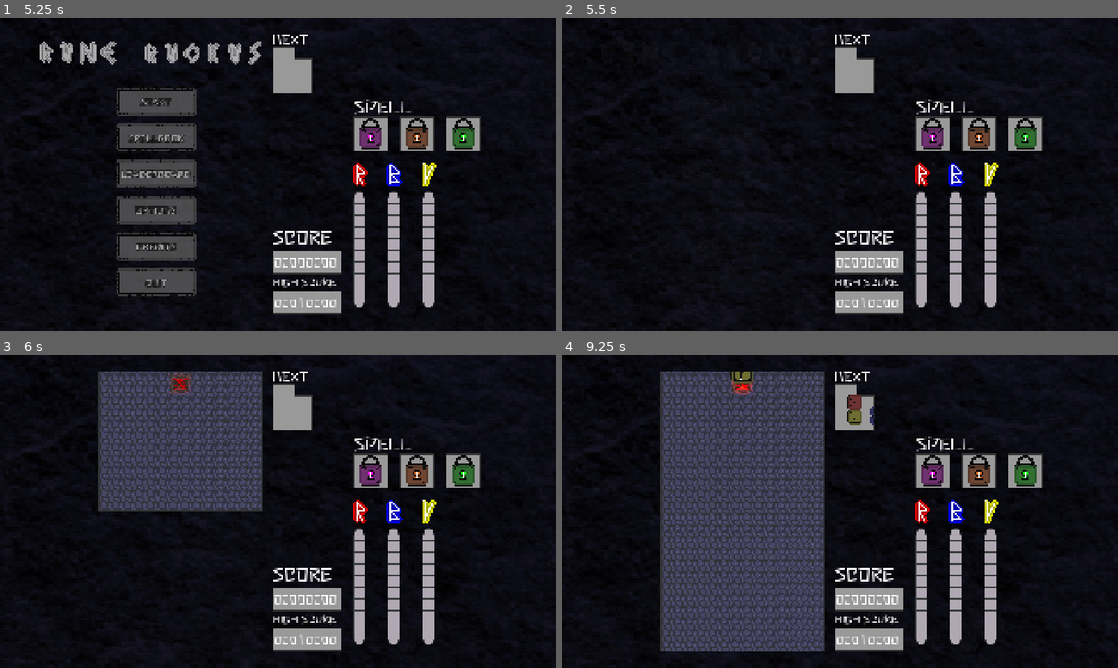
Above: before the commit, frames 1-4 (two rows, left to right).
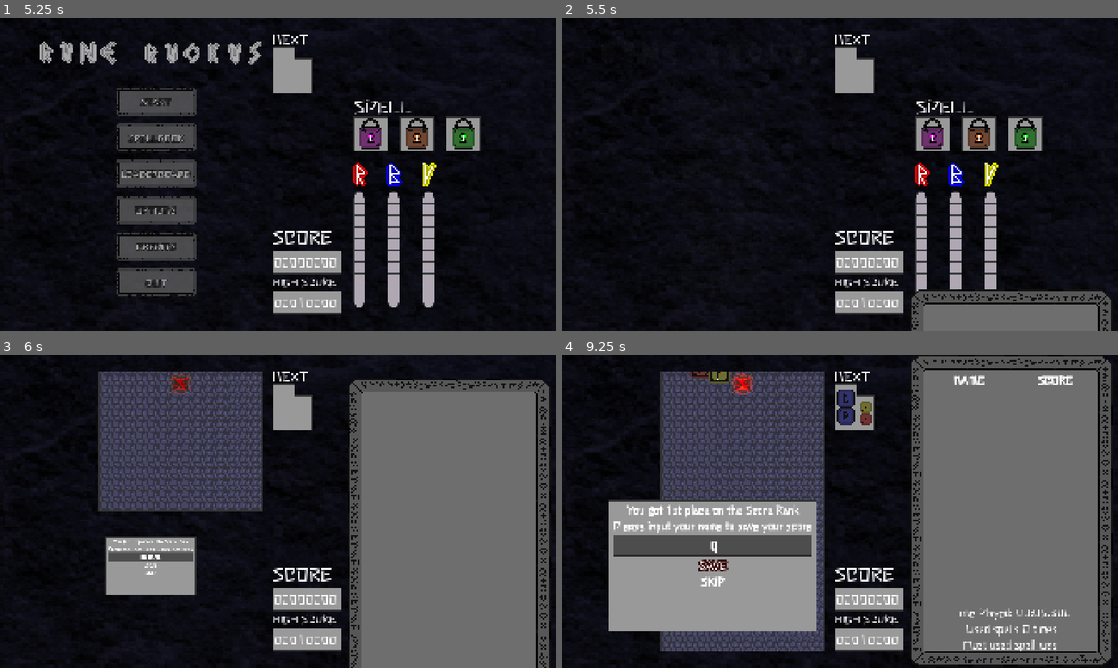
Above: after the commit, the same moments.

Repository: dreamblader/rune_ruckus
Game: Godot game, scene res://splash/splash_scene.tscn
Same seed, same stepped clock (60 frames per second), same inputs: the game is played once before the commit and once after it.
Inputs (mouse positions are in pixels of both pictures, inside the frame that each line leads up to):
- Up to frame 1 (5.25 s): tap Enter (ui_accept) at 0.5, 0.77, 1.52, 2, 2.75, 3.02, 3.5, 3.77, 4.25, 4.52 s; move the mouse to (400, 158) at 0.52 s; hold Right (ui_right) 0.53-1.28 s; hold Space (spell) 0.53-1.28 s; click (400, 158) at 0.67 s; move the mouse to (166, 190) at 1.27 s; hold Down (ui_down) 1.28-2.03 s; tap S (drop) at 1.35 s; click (166, 190) at 1.42 s; tap Space (spell) every 0.75 s from 1.55 to 4.55 s; move the mouse to (333, 105) at 2.02 s; hold Right (ui_right) 2.03-2.78 s; hold Q (move_spell_l) 2.03-2.78 s; click (333, 105) at 2.17 s; move the mouse to (250, 237) at 2.77 s; hold Up (ui_up) 2.78-3.53 s; tap E (move_spell_r) at 2.85 s; click (250, 237) at 2.92 s; move the mouse to (444, 221) at 3.52 s; hold A (rotate_l) 3.53-4.28 s; hold Left (ui_left) 3.53-5.03 s; click (444, 221) at 3.67 s; move the mouse to (111, 127) at 4.27 s; tap D (rotate_r) at 4.35 s; click (111, 127) at 4.42 s; move the mouse to (305, 174) at 5.02 s; hold Down (ui_down) from 5.03 s (still down); hold Space (spell) from 5.03 s (still down); click (305, 174) at 5.17 s
- Up to frame 2 (5.5 s): keep holding Down (ui_down); keep holding Space (spell)
- Up to frame 3 (6 s): move the mouse to (194, 433) at 5.77 s; release Down (ui_down) at 5.78 s; release Space (spell) at 5.78 s; hold Right (ui_right) from 5.78 s (still down); tap Space (spell) at 5.85 s; click (194, 433) at 5.92 s
- Up to frame 4 (9.25 s): tap Enter (ui_accept) at 6.02, 6.77, 7.52, 9.02 s; move the mouse to (962, 495) at 6.52 s; release Right (ui_right) at 6.53 s; hold Up (ui_up) 6.53-7.28 s; hold S (drop) 6.53-7.28 s; click (962, 495) at 6.67 s; tap Space (spell) every 0.75 s from 6.8 to 9.05 s; move the mouse to (728, 527) at 7.27 s; hold Right (ui_right) 7.28-8.03 s; tap Q (move_spell_l) at 7.35 s; click (728, 527) at 7.42 s; move the mouse to (895, 442) at 8.02 s; hold Down (ui_down) 8.03-8.78 s; hold E (move_spell_r) 8.03-8.78 s; click (895, 442) at 8.17 s; move the mouse to (812, 574) at 8.77 s; hold Left (ui_left) from 8.78 s (still down); tap A (rotate_l) at 8.85 s; click (812, 574) at 8.92 s

Frame 1 is identical in both runs. In frame 2, 4.1% of the frame differs, in the area x 62-99%, y 86-100%; in frame 3, 35%; in frame 4, 50%, in the area x 8-100%, y 0-100%.

Commit message:
optimizing score label and time formatting

Diff:
--- /dev/null
+++ b/ui/menu/score_menu/label_menu_button_scene.tscn
@@ -0,0 +1,22 @@
+[gd_scene format=3 uid="uid://cb1mx7sweiycm"]
+
+[ext_resource type="FontFile" uid="uid://qm41pjw6s1wh" path="res://font/Stick-Regular.ttf" id="1_auvd1"]
+[ext_resource type="Script" uid="uid://rc3p8nwobg78" path="res://ui/menu/score_menu/label_menu_button_script.gd" id="2_yo078"]
+
+[sub_resource type="StyleBoxEmpty" id="StyleBoxEmpty_ijf4m"]
+
+[node name="LabelMenu" type="Label" unique_id=847506243]
+size_flags_vertical = 1
+focus_mode = 2
+mouse_filter = 1
+theme_override_colors/font_outline_color = Color(1, 1, 1, 1)
+theme_override_constants/outline_size = 5
+theme_override_fonts/font = ExtResource("1_auvd1")
+theme_override_font_sizes/font_size = 35
+theme_override_styles/focus = SubResource("StyleBoxEmpty_ijf4m")
+text = "PLACEHOLDER"
+horizontal_alignment = 1
+script = ExtResource("2_yo078")
+
+[connection signal="focus_entered" from="." to="." method="_on_focus_entered"]
+[connection signal="focus_exited" from="." to="." method="_on_focus_exited"]
--- /dev/null
+++ b/ui/menu/score_menu/label_menu_button_script.gd
@@ -0,0 +1,29 @@
+extends Label
+
+var tween: Tween
+
+func deselect() -> void:
+	if tween != null:
+		tween.stop()
+		tween = null
+	add_theme_color_override("font_outline_color", Color(1,1,1))
+	add_theme_constant_override("outline_size", 5)
+
+
+func select() -> void:
+	tween = create_tween()
+	var color_start = Color(0,0,0)
+	var color_end = Color(1,0,0)
+	add_theme_color_override("font_outline_color", color_start)
+	add_theme_constant_override("outline_size", 20)
+	tween.tween_property(self,"theme_override_colors/font_outline_color",color_start,1)
+	tween.tween_property(self,"theme_override_colors/font_outline_color",color_end,1)
+	tween.set_loops()
+
+
+func _on_focus_entered() -> void:
+	select()
+
+
+func _on_focus_exited() -> void:
+	deselect()
--- a/ui/menu/score_menu/score_menu_scene.tscn
+++ b/ui/menu/score_menu/score_menu_scene.tscn
@@ -5,6 +5,7 @@
 [ext_resource type="Texture2D" uid="uid://pwybiciocnek" path="res://ui/rune_tablet/rune_tablet_complete.png" id="3_5bul2"]
 [ext_resource type="FontFile" uid="uid://qm41pjw6s1wh" path="res://font/Stick-Regular.ttf" id="4_ijf4m"]
 [ext_resource type="FontFile" uid="uid://busfghxs8iyp0" path="res://font/Anton-Regular.ttf" id="5_i3srx"]
+[ext_resource type="PackedScene" uid="uid://cb1mx7sweiycm" path="res://ui/menu/score_menu/label_menu_button_scene.tscn" id="6_i3srx"]
 
 [sub_resource type="ShaderMaterial" id="ShaderMaterial_ijf4m"]
 resource_local_to_scene = true
@@ -90,7 +91,7 @@
 tracks/4/type = "value"
 tracks/4/imported = false
 tracks/4/enabled = true
-tracks/4/path = NodePath("Content/MarginContainer/MenuContainer/LineEdit:theme_override_styles/focus")
+tracks/4/path = NodePath("Content/MarginContainer/MenuContainer/Menu/LineEdit:theme_override_styles/focus")
 tracks/4/interp = 1
 tracks/4/loop_wrap = true
 tracks/4/keys = {
@@ -102,7 +103,7 @@
 tracks/5/type = "value"
 tracks/5/imported = false
 tracks/5/enabled = true
-tracks/5/path = NodePath("Content/MarginContainer/MenuContainer/Save:theme_override_colors/font_outline_color")
+tracks/5/path = NodePath("Content/MarginContainer/MenuContainer/Menu/Save:theme_override_colors/font_outline_color")
 tracks/5/interp = 1
 tracks/5/loop_wrap = true
 tracks/5/keys = {
@@ -114,34 +115,10 @@
 tracks/6/type = "value"
 tracks/6/imported = false
 tracks/6/enabled = true
-tracks/6/path = NodePath("Content/MarginContainer/MenuContainer/Save:theme_override_constants/outline_size")
+tracks/6/path = NodePath("Content/MarginContainer/MenuContainer/Menu/Save:theme_override_constants/outline_size")
 tracks/6/interp = 1
 tracks/6/loop_wrap = true
 tracks/6/keys = {
-"times": PackedFloat32Array(0),
-"transitions": PackedFloat32Array(1),
-"update": 1,
-"values": [5]
-}
-tracks/7/type = "value"
-tracks/7/imported = false
-tracks/7/enabled = true
-tracks/7/path = NodePath("Content/MarginContainer/MenuContainer/Skip:theme_override_colors/font_outline_color")
-tracks/7/interp = 1
-tracks/7/loop_wrap = true
-tracks/7/keys = {
-"times": PackedFloat32Array(0),
-"transitions": PackedFloat32Array(1),
-"update": 0,
-"values": [Color(1, 1, 1, 1)]
-}
-tracks/8/type = "value"
-tracks/8/imported = false
-tracks/8/enabled = true
-tracks/8/path = NodePath("Content/MarginContainer/MenuContainer/Skip:theme_override_constants/outline_size")
-tracks/8/interp = 1
-tracks/8/loop_wrap = true
-tracks/8/keys = {
 "times": PackedFloat32Array(0),
 "transitions": PackedFloat32Array(1),
 "update": 1,
@@ -227,71 +204,11 @@
 "values": [Vector2(250, 1200), Vector2(250, 0)]
 }
 
-[sub_resource type="Animation" id="Animation_ijf4m"]
-resource_name = "save_select"
-length = 2.0
-loop_mode = 1
-tracks/0/type = "value"
-tracks/0/imported = false
-tracks/0/enabled = true
-tracks/0/path = NodePath("Content/MarginContainer/MenuContainer/Save:theme_override_colors/font_outline_color")
-tracks/0/interp = 1
-tracks/0/loop_wrap = true
-tracks/0/keys = {
-"times": PackedFloat32Array(0, 1, 2),
-"transitions": PackedFloat32Array(1, 1, 1),
-"update": 0,
-"values": [Color(0, 0, 0, 1), Color(1, 0, 0, 1), Color(0, 0, 0, 1)]
-}
-tracks/1/type = "value"
-tracks/1/imported = false
-tracks/1/enabled = true
-tracks/1/path = NodePath("Content/MarginContainer/MenuContainer/Save:theme_override_constants/outline_size")
-tracks/1/interp = 1
-tracks/1/loop_wrap = true
-tracks/1/keys = {
-"times": PackedFloat32Array(0),
-"transitions": PackedFloat32Array(1),
-"update": 1,
-"values": [20]
-}
-
-[sub_resource type="Animation" id="Animation_02dk7"]
-resource_name = "skip_select"
-length = 2.0
-loop_mode = 1
-tracks/0/type = "value"
-tracks/0/imported = false
-tracks/0/enabled = true
-tracks/0/path = NodePath("Content/MarginContainer/MenuContainer/Skip:theme_override_colors/font_outline_color")
-tracks/0/interp = 1
-tracks/0/loop_wrap = true
-tracks/0/keys = {
-"times": PackedFloat32Array(0, 1, 2),
-"transitions": PackedFloat32Array(1, 1, 1),
-"update": 0,
-"values": [Color(0, 0, 0, 1), Color(1, 0, 0, 1), Color(0, 0, 0, 1)]
-}
-tracks/1/type = "value"
-tracks/1/imported = false
-tracks/1/enabled = true
-tracks/1/path = NodePath("Content/MarginContainer/MenuContainer/Skip:theme_override_constants/outline_size")
-tracks/1/interp = 1
-tracks/1/loop_wrap = true
-tracks/1/keys = {
-"times": PackedFloat32Array(0),
-"transitions": PackedFloat32Array(1),
-"update": 1,
-"values": [20]
-}
-
 [sub_resource type="AnimationLibrary" id="AnimationLibrary_02dk7"]
 _data = {
 &"RESET": SubResource("Animation_i3srx"),
 &"enter_end_mode": SubResource("Animation_vk5bk"),
-&"enter_menu_mode": SubResource("Animation_xye5v"),
-&"save_select": SubResource("Animation_ijf4m"),
-&"skip_select": SubResource("Animation_02dk7")
+&"enter_menu_mode": SubResource("Animation_xye5v")
 }
 
 [sub_resource type="StyleBoxFlat" id="StyleBoxFlat_vk5bk"]
@@ -430,9 +347,14 @@
 "
 horizontal_alignment = 1
 
-[node name="LineEdit" type="LineEdit" parent="Content/MarginContainer/MenuContainer" unique_id=1525540305]
+[node name="Menu" type="VBoxContainer" parent="Content/MarginContainer/MenuContainer" unique_id=914306508]
+layout_mode = 2
+
+[node name="LineEdit" type="LineEdit" parent="Content/MarginContainer/MenuContainer/Menu" unique_id=1525540305]
+unique_name_in_owner = true
 custom_minimum_size = Vector2(0, 50)
 layout_mode = 2
+mouse_filter = 1
 theme_override_colors/font_color = Color(1, 1, 1, 1)
 theme_override_colors/font_placeholder_color = Color(1, 1, 1, 1)
 theme_override_fonts/font = ExtResource("5_i3srx")
@@ -444,23 +366,18 @@
 context_menu_enabled = false
 emoji_menu_enabled = false
 
-[node name="Save" type="Label" parent="Content/MarginContainer/MenuContainer" unique_id=1166025468]
-layout_mode = 2
-size_flags_vertical = 1
-theme_override_colors/font_outline_color = Color(1, 1, 1, 1)
-theme_override_constants/outline_size = 5
-theme_override_fonts/font = ExtResource("4_ijf4m")
-theme_override_font_sizes/font_size = 35
-text = "
-SAVE SCORE"
-horizontal_alignment = 1
-
-[node name="Skip" type="Label" parent="Content/MarginContainer/MenuContainer" unique_id=200357578]
-layout_mode = 2
-size_flags_vertical = 1
-theme_override_colors/font_outline_color = Color(1, 1, 1, 1)
-theme_override_constants/outline_size = 5
-theme_override_fonts/font = ExtResource("4_ijf4m")
-theme_override_font_sizes/font_size = 35
+[node name="Save" parent="Content/MarginContainer/MenuContainer/Menu" unique_id=847506243 instance=ExtResource("6_i3srx")]
+unique_name_in_owner = true
+layout_mode = 2
+text = "SAVE"
+
+[node name="Skip" parent="Content/MarginContainer/MenuContainer/Menu" unique_id=1016442224 instance=ExtResource("6_i3srx")]
+unique_name_in_owner = true
+layout_mode = 2
 text = "SKIP"
-horizontal_alignment = 1
+
+[connection signal="animation_finished" from="AnimationPlayer" to="." method="_on_animation_player_animation_finished"]
+[connection signal="focus_entered" from="Content/MarginContainer/MenuContainer/Menu/LineEdit" to="." method="_on_line_edit_focus_entered"]
+[connection signal="focus_exited" from="Content/MarginContainer/MenuContainer/Menu/LineEdit" to="." method="_on_line_edit_focus_exited"]
+[connection signal="focus_entered" from="Content/MarginContainer/MenuContainer/Menu/Save" to="." method="_on_save_focus_entered"]
+[connection signal="focus_exited" from="Content/MarginContainer/MenuContainer/Menu/Save" to="." method="_on_save_focus_exited"]
--- a/ui/menu/score_menu/score_menu_script.gd
+++ b/ui/menu/score_menu/score_menu_script.gd
@@ -4,7 +4,9 @@
 @onready var rank_info_label = $Content/MarginContainer/MenuContainer/RankInfo
 @onready var detail_info_label = $MarginContainer/VBoxContainer/DetailInfo
 
-@onready var enter_name_edit = $Content/MarginContainer/MenuContainer/LineEdit
+@onready var enter_name_edit = %LineEdit
+@onready var save_option = %Save
+@onready var skip_option = %Skip
 
 var view_ranks: Array[ScoreData] = []
 var controller_mode: bool = false
@@ -20,33 +22,36 @@
 enum MenuMode{ RECORD, VIEW }
 
 func _input(event: InputEvent) -> void:
-	if can_use_menu:
-		match menu_mode:
-			MenuMode.RECORD:
-				check_record_menu_input(event)
-			MenuMode.VIEW:
-				pass
+	pass
+	#if can_use_menu:
+		#match menu_mode:
+			#MenuMode.RECORD:
+				#check_record_menu_input(event)
+			#MenuMode.VIEW:
+				#pass
 
-func check_record_menu_input(event: InputEvent) -> void:
-	if event.is_action_pressed("ui_down"):
-		move_menu(1)
-	if event.is_action("ui_up"):
-		move_menu(-1)
+#func check_record_menu_input(event: InputEvent) -> void:
+	#if event.is_action_pressed("ui_down"):
+		#move_menu(1)
+	#if event.is_action("ui_up"):
+		#move_menu(-1)
+#
+#
+#func move_menu(value:int) -> void:
+	#menu_index = (menu_index+value)%menu_size
+	#if menu_index < 0:
+		#menu_index = menu_size-1
+	#update_menu()
 
-
-func move_menu(value:int) -> void:
-	menu_index = (menu_index+value)%menu_size
-	if menu_index < 0:
-		menu_index = menu_size-1
-	update_menu()
-
+func _ready() -> void:
+	#DEBUG
+	start_record(1,1000,{}, 5.3)
 
 func start_record(rank:int, score:float, spells_count:Dictionary, game_time:float) -> void:
 	var score_data: ScoreData = gerenate_score_data(score, spells_count, game_time)
 	animation.play("enter_end_mode")
 	self.visible = true
 	setup_record_labels(rank, score_data)
-	start_save_score_menu()
 
 
 func setup_record_labels(rank:int, score:ScoreData) -> void:
@@ -82,9 +87,8 @@
 
 func start_save_score_menu() -> void:
 	menu_mode = MenuMode.RECORD
-	menu_size = 3
-	can_use_menu = true
-	update_menu()
+	enter_name_edit.grab_focus()
+	#update_menu()
 
 
 func update_menu() -> void:
@@ -118,14 +122,17 @@
 
 
 func round_time(seconds:float) -> String:
-	var minutes := int(seconds / 60)
+	var display_string = ""
+	var whole_minutes := int(seconds / 60)
 	@warning_ignore("integer_division")
-	var hours := int(minutes /60)
+	var hours := int(whole_minutes /60)
+	var minutes := whole_minutes%60
 	var remaining_seconds := fmod(seconds, 60.0)
 	if hours > 0:
-		return "%d:%02d:%05.2f" % [hours, minutes, remaining_seconds]
-	else:
-		return "%02d:%05.2f" % [minutes, remaining_seconds]
+		display_string += "%d:" % [hours]
+	display_string += "%02d:" % [minutes]
+	display_string += "%02d" % [remaining_seconds] if fmod(remaining_seconds,1.0) == 0 else "%06.3f" % [remaining_seconds]
+	return display_string
 
 
 func get_spell_count(spell_dict:Dictionary) -> int:
@@ -136,9 +143,9 @@
 
 
 func get_most_used_spell(spell_dict:Dictionary) -> String:
-	var most_used_spell = null
+	var most_used_spell = ""
 	for spell in spell_dict:
-		if most_used_spell == null || spell_dict[spell] > spell_dict[most_used_spell]:
+		if most_used_spell == "" || spell_dict[spell] > spell_dict[most_used_spell]:
 			most_used_spell = spell
 	return most_used_spell
 
@@ -156,3 +163,16 @@
 			start_save_score_menu()
 		"enter_menu_mode":
 			start_view_score_menu()
+
+
+func _on_line_edit_focus_entered() -> void:
+	var styleBox: StyleBoxFlat = enter_name_edit.get_theme_stylebox("focus")
+	tween = create_tween()
+	tween.tween_property(styleBox, "border_color", Color(1,0,0), 1)
+	tween.tween_property(styleBox, "border_color", Color(1,1,1), 1)
+	tween.set_loops()
+
+
+func _on_line_edit_focus_exited() -> void:
+	tween.stop()
+	tween = null
--- a/ui/menu/start_menu/start_menu_script.gd
+++ b/ui/menu/start_menu/start_menu_script.gd
@@ -12,9 +12,6 @@
 
 var rng:RandomNumberGenerator = RandomNumberGenerator.new()
 var tween:Tween
-var label_snapshot_pos_y:float
-
-enum MENU_OPTIONS {START, SPELLBOOK, LEADERBOARD, OPTIONS, CREDITS, QUIT}
 
 
 func _ready() -> void:
Not shown, added: ui/menu/score_menu/label_menu_button_script.gd.uid
